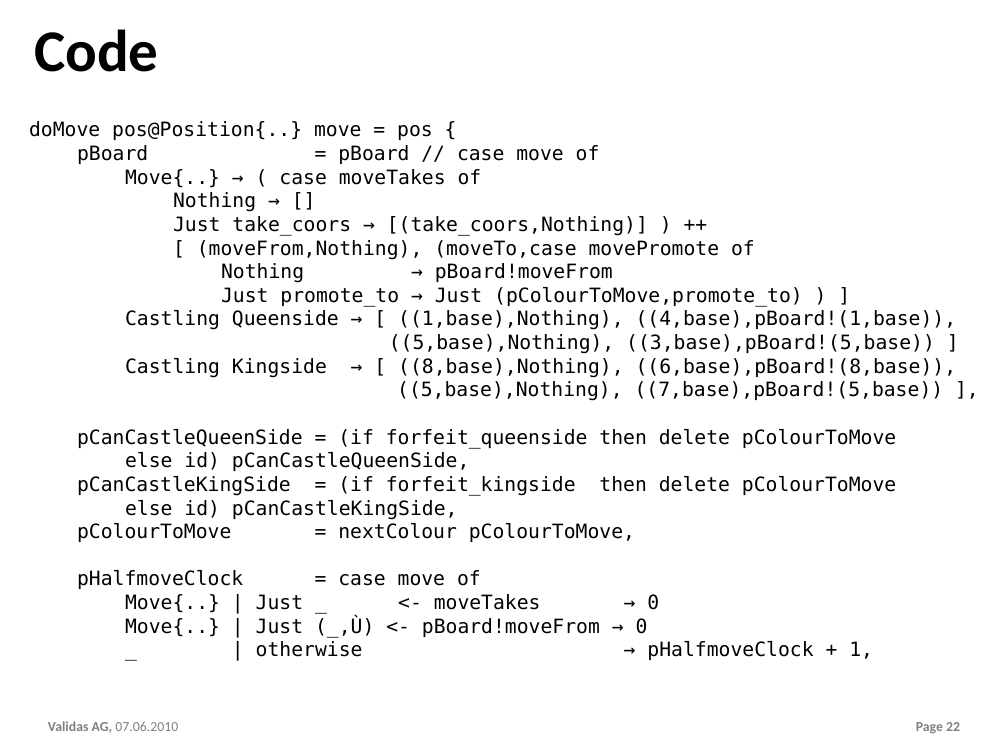
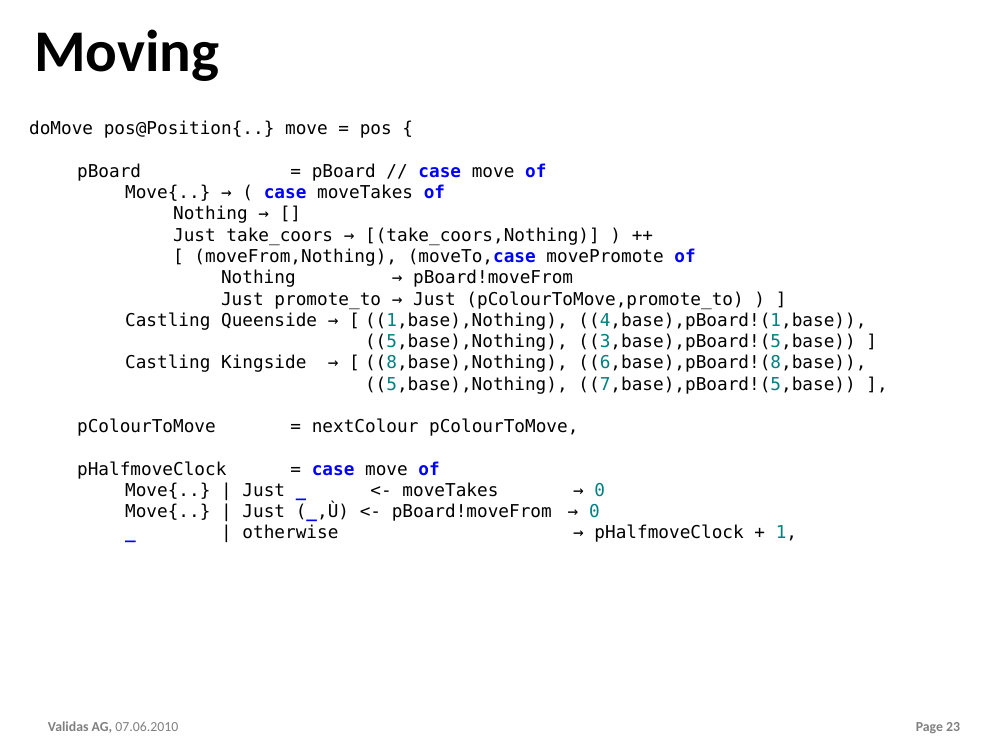
Before and after one commit to theoremprover/chess, a slide deck: slide 23 of ppt/Chess200.pptx (slide 22 before the commit). Drawn at 1008x756 pixels with LibreOffice and Linux fonts; fonts in the diff are those of the drawing; background and template pictures are left out. Boxes give left, top, right and bottom in pixels: in the first picture for what was removed or moved away, otherwise in the second. Text is boxed around its words. In the diff, an @@ line names an element or a change of style, - is before the commit and + after.

```diff
--- a/ppt/Chess200.pptx
+++ b/ppt/Chess200.pptx
@@ title at <box>34,29,219,81</box>: text changed @@
-Code
+Moving
@@ text "doMove pos@Position{..} move = pos ..." at <box>29,120,866,542</box>: size 20 to 18 pt, highlight none to #FFFFFF; text colour #000000 to #0000FF, bold on in "case of", "case of", "(moveTo,case of", "case of" and 3 more places; text colour #000000 to #008080 in "((1,base),Nothing), ((4,base),pBoard!(1,base)),", "((5,base),Nothing), ((3,base),pBoard!(5,base))", "((8,base),Nothing), ((6,base),pBoard!(8,base)),", "((5,base),Nothing), ((7,base),pBoard!(5,base))" and 3 more places @@
@@ text at <box>77,429,896,520</box>: paragraphs removed @@
-pCanCastleQueenSide = (if forfeit_queenside then delete pColourToMove
-else id) pCanCastleQueenSide,
-pCanCastleKingSide = (if forfeit_kingside then delete pColourToMove
-else id) pCanCastleKingSide,
```
Also in this commit, not shown: 5 other slides changed, 9 slides added, 2 other files.
